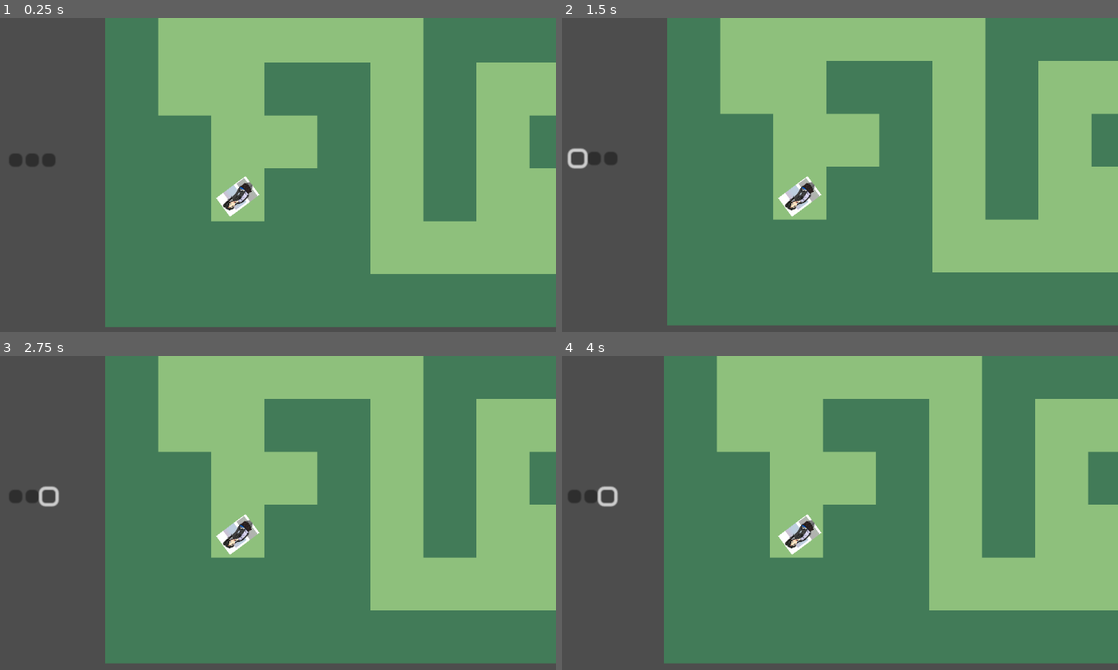
Above: before the commit, frames 1-4 (two rows, left to right).
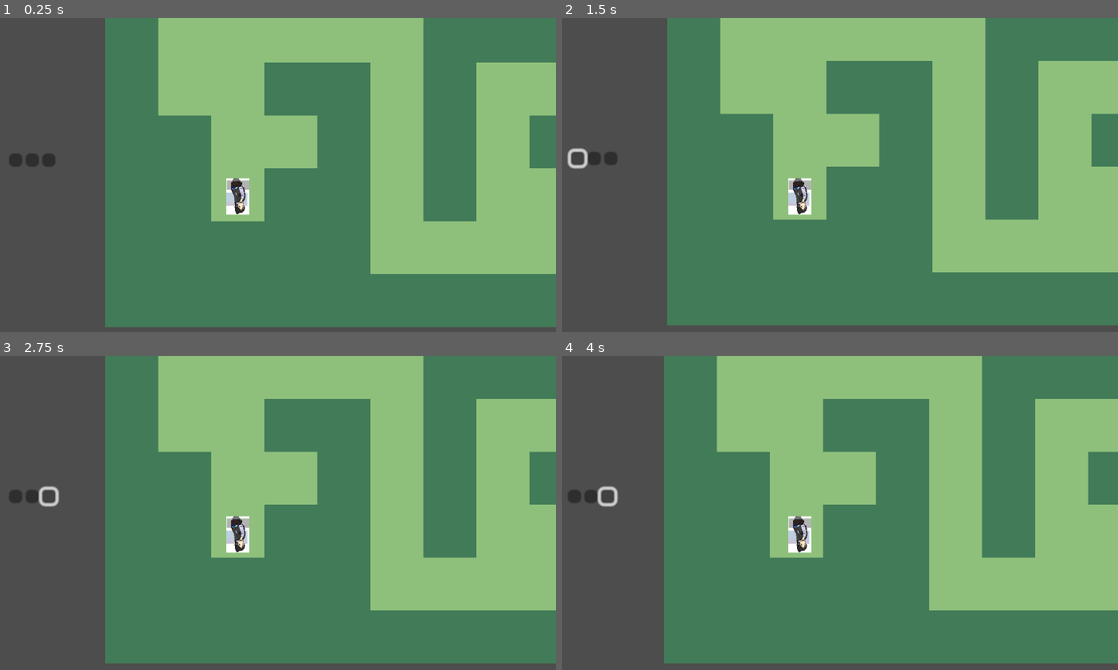
Above: after the commit, the same moments.

Repository: artinZareie/hoc-game
Game: Godot game, scene res://first_level.tscn
Same seed, same stepped clock (60 frames per second), same inputs: the game is played once before the commit and once after it.
Inputs (mouse positions are in pixels of both pictures, inside the frame that each line leads up to):
- Up to frame 1 (0.25 s): no input
- Up to frame 2 (1.5 s): click (595, 159) at 0.5 s; click (578, 159) at 1.25 s
- Up to frame 3 (2.75 s): click (50, 497) at 2 s
- Up to frame 4 (4 s): tap Enter at 2.75 s; hold Right (ui_right) 2.78-3.53 s; tap Space at 3.5 s; hold Down (ui_down) from 3.53 s (still down)

The runs differ from the first frame. In frame 1, 0.5% of the frame differs, in the area x 38-47%, y 50-64%; in frame 2, 0.5%; in frame 3, 0.5%; in frame 4, 0.5%.

Commit message:
Correct angle (to radians)

Diff:
--- a/Scenes/player.gd
+++ b/Scenes/player.gd
@@ -32,7 +32,7 @@
 	instruction_queue.push_back(3)
 
 func _physics_process(delta):
-	self.rotation = 90 * direction
+	self.rotation = PI / 2 * direction
 	var directionX = Input.get_axis("ui_left", "ui_right")
 	var directionY = Input.get_axis("ui_up", "ui_down")
 	if not on_process and instruction_queue.size() > 0:
